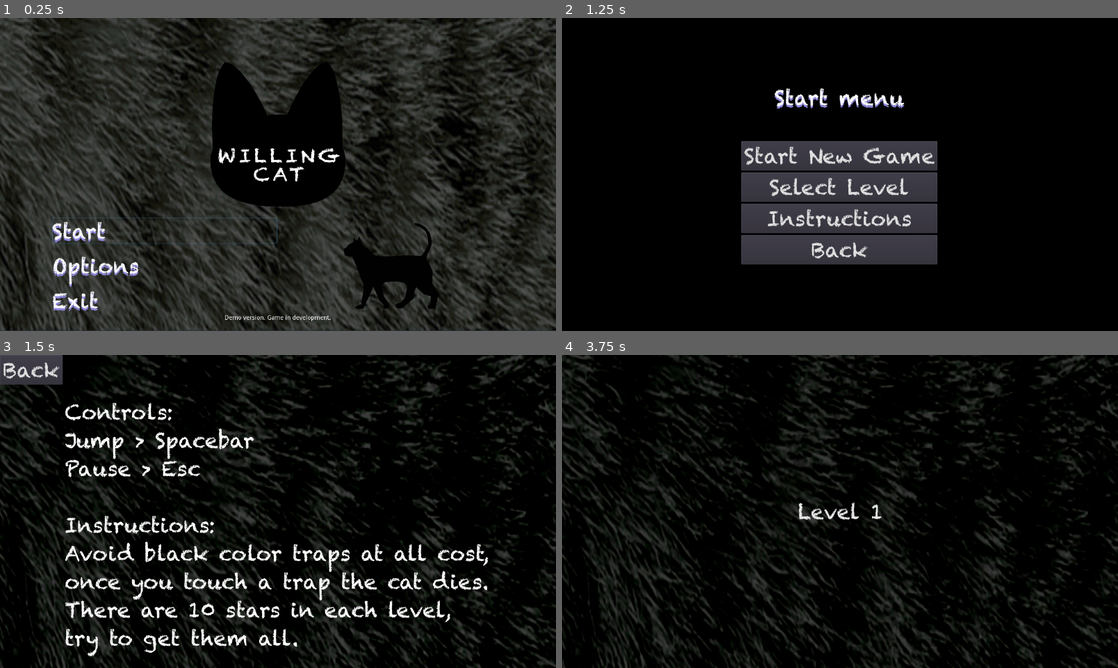
Above: before the commit, frames 1-4 (two rows, left to right).
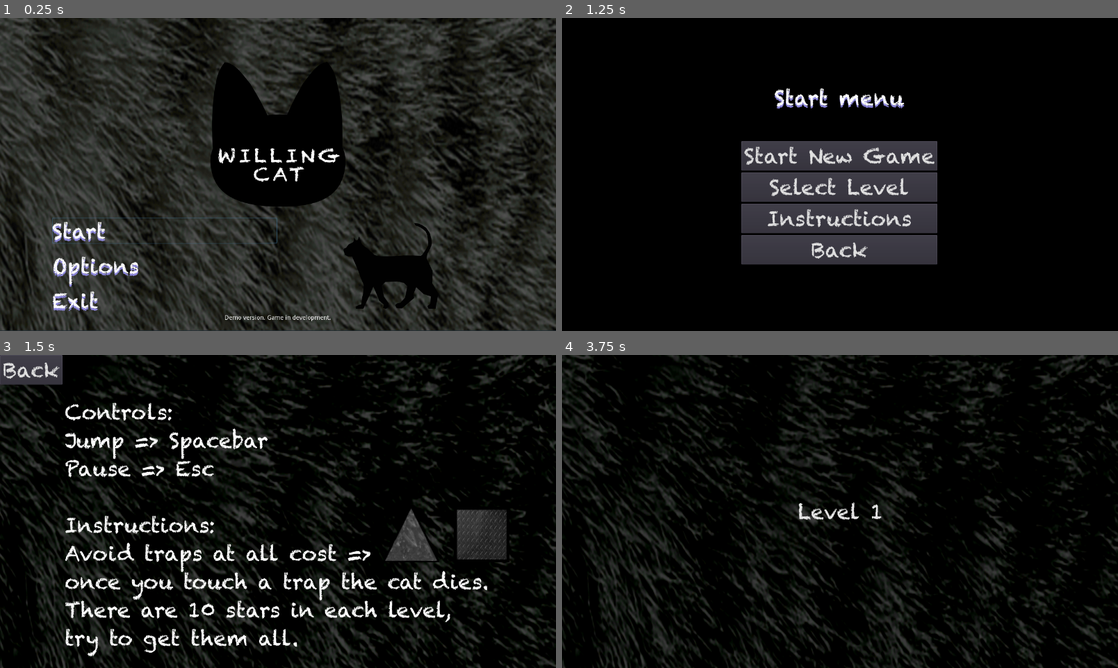
Above: after the commit, the same moments.

Repository: sergica/Willing-Cat
Game: Godot game, scene res://title_screen/TitleScreen.tscn
Two runs of this game, one before a commit and one after it. Both use one fixed random seed, a clock stepped at 60 frames per second and the inputs below.
Inputs:
- Up to frame 1 (0.25 s): no input
- Up to frame 2 (1.25 s): click "Start" at 0.5 s
- Up to frame 3 (1.5 s): click "Instructions" at 1.25 s
- Up to frame 4 (3.75 s): tap Enter at 2 s; tap Space (jump) at 2.27 s; click "Back" at 2.75 s; click "Start New Game" at 3.5 s

Frames 1-2 are identical in both runs. In frame 3, 4.3% of the frame differs, in the area x 24-92%, y 23-70%; in frame 4, nothing differs.

Commit message:
Add files via upload

Diff:
--- a/game/Credits.tscn
+++ b/game/Credits.tscn
@@ -44,19 +44,30 @@
 }
 
 [node name="Label" type="Label" parent="CenterContainer"]
-margin_left = 457.0
-margin_top = 285.0
-margin_right = 823.0
-margin_bottom = 435.0
-text = "A Willing Cat is a game made for TFG Videogames at UOC
+margin_left = 288.0
+margin_top = 155.0
+margin_right = 991.0
+margin_bottom = 565.0
+custom_constants/line_spacing = 8
+text = "Willing Cat is a game made for TFG Videogames, part of Multimedia Degree at Universitat Oberta de Catalunya
+License Creative Commons Attribution-NonCommercial-NoDerivs 3.0 Spain (CC BY-NC-ND 3.0 ES)
 
 
 Art, animation & programming
-Sergi castejon Arias
+Sergi Castejon Arias
 
 
 Music
-Alexandr Zhelanov"
+Alexandr Zhelanov
+License Attribution 4.0 International (CC BY 4.0)
+
+Music Tracks
+Inevitability, Neon Transit, Sherlock Holmes Case, Long Night Drive, Magic of North
+Alexandr Zhelanov Youtube Channel: Alexandr Zhelanov's Music
+
+
+
+Thank you for playing"
 align = 1
 
 [node name="credits_exit" type="Button" parent="."]
--- a/game/Instructions.tscn
+++ b/game/Instructions.tscn
@@ -1,8 +1,10 @@
-[gd_scene load_steps=4 format=2]
+[gd_scene load_steps=6 format=2]
 
 [ext_resource path="res://Assets/font/Chalkduster_48.tres" type="DynamicFont" id=1]
 [ext_resource path="res://Assets/skin2.png" type="Texture" id=2]
 [ext_resource path="res://game/back_to_title.gd" type="Script" id=3]
+[ext_resource path="res://Assets/obstacle.png" type="Texture" id=4]
+[ext_resource path="res://Assets/spike.png" type="Texture" id=5]
 
 [node name="Instructions" type="Control"]
 anchor_right = 1.0
@@ -31,11 +33,11 @@
 margin_bottom = 322.44
 custom_fonts/font = ExtResource( 1 )
 text = "Controls:
-Jump > Spacebar
-Pause > Esc
+Jump => Spacebar
+Pause => Esc
 
 Instructions:
-Avoid black color traps at all cost,
+Avoid traps at all cost =>
 once you touch a trap the cat dies.
 There are 10 stars in each level,
 try to get them all."
@@ -52,4 +54,12 @@
 "_edit_use_anchors_": false
 }
 
+[node name="Sprite" type="Sprite" parent="TextureRect"]
+position = Vector2( 1109.1, 413.013 )
+texture = ExtResource( 4 )
+
+[node name="Sprite2" type="Sprite" parent="TextureRect"]
+position = Vector2( 946.682, 413.477 )
+texture = ExtResource( 5 )
+
 [connection signal="pressed" from="TextureRect/back" to="." method="_on_back_pressed"]
